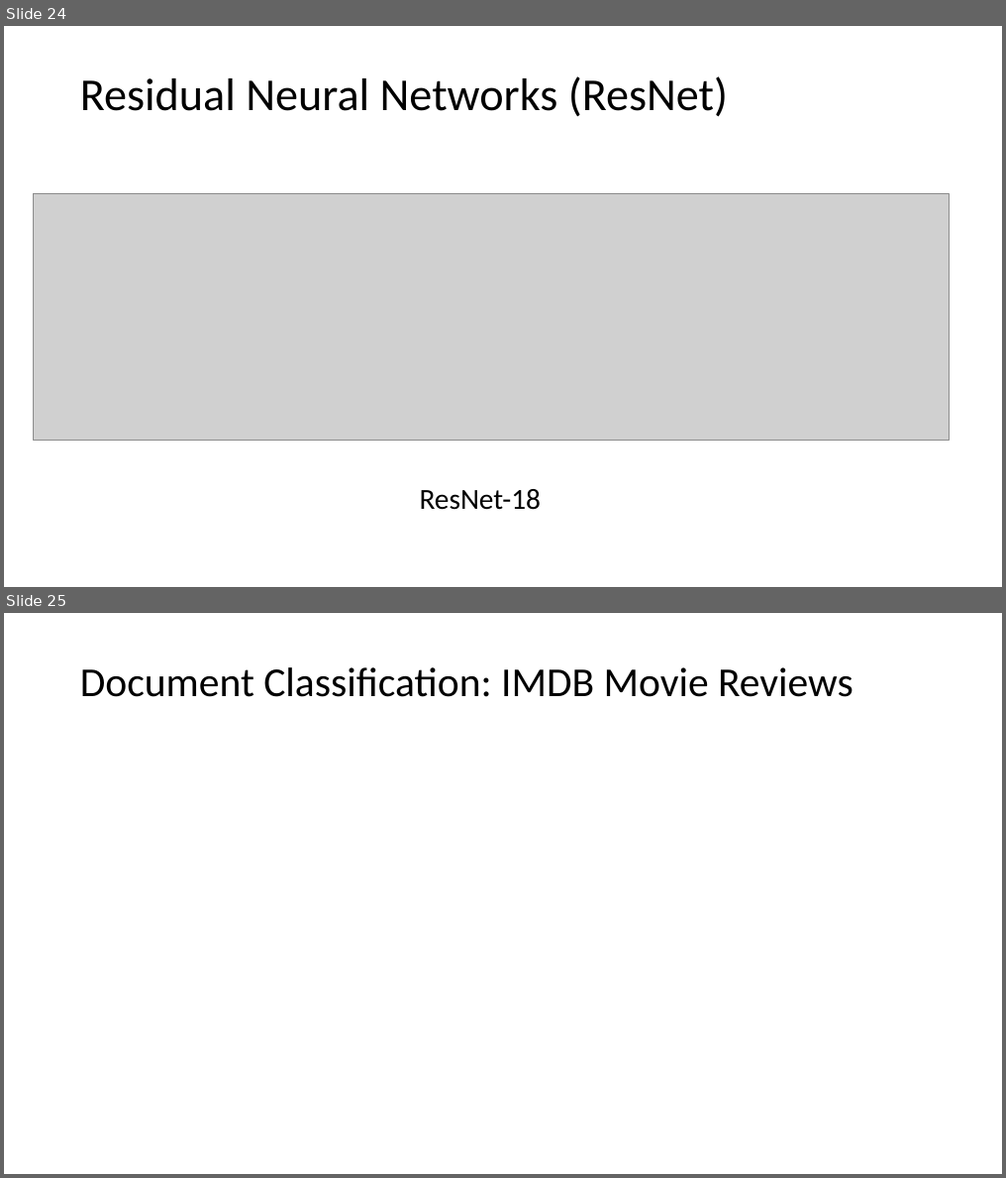
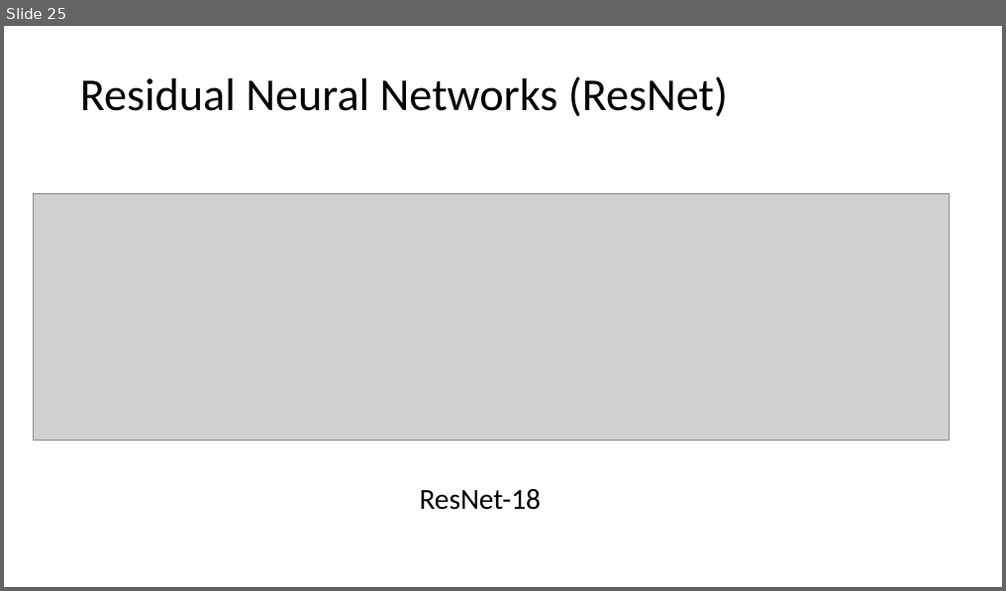
Before and after one commit to tianzheng4/tianzheng4.github.io, a slide deck: _umkc-teaching/slides/Lecture11.pptx. Shown one above the other, each under a label of ours: slides 24 and 25 before the commit, slide 25 after it. The pictures are 1006x1178 and 1006x591 pixels, drawn with LibreOffice and Linux fonts; fonts in the diff are those of the drawing; grey boxes stand for pictures. Boxes give left, top, right and bottom in pixels: in the first picture for what was removed or moved away, otherwise in the second. Text is boxed around its words. In the diff, an @@ line names an element or a change of style, - is before the commit and + after.

```diff
--- a/_umkc-teaching/slides/Lecture11.pptx
+++ b/_umkc-teaching/slides/Lecture11.pptx
@@ slide 25 removed at [4, 613, 1002, 1174], background #FFFFFF @@
@@ title removed at [80, 667, 853, 697] @@
-Document Classification: IMDB Movie Reviews
@@ what was slide 24 is now slide 25 @@
```
Also in this commit, not shown: 7 slides added, 6 other files.
